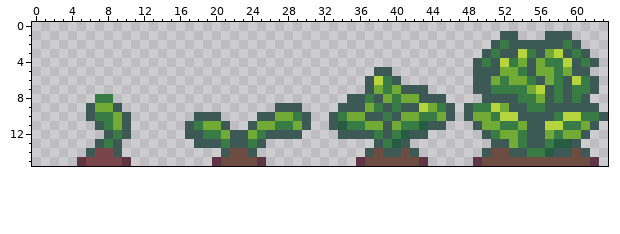
One commit to this pixel-art file: Assets/2. Graphics/Plants/Cabbage.aseprite. The first picture shows the starting point.
64x16 pixels, 1 frame.
The same view after the edit:
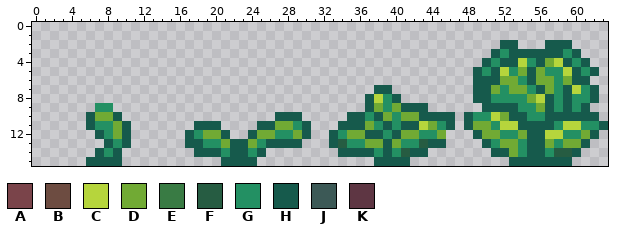
Palette (. is transparent): A #7a444a  B #6d4c41  C #b6d53c  D #71aa34  E #397b44  F #265c42  G #239063  H #165a4c  J #3c5956  K #5e3643
Change:
Changed rows in their new state; - is an unchanged pixel.
first column x 5:
 1 -----------------------------------------------..---...----
 2 ----------------------------------------------.HH...HHH.---
 3 ---------------------------------------------.HGHHHHHHGH.--
 4 --------------------------------------------.HGHHCGHDCHGH.-
 5 ---------------------------------..---------HGHCGDH-GGCHGH-
 6 --------------------------------....--------HHHD-GHD-GDHH.-
 7 --------------------------------.HH....-----HHDGDDGHDGHCGH-
 8 --..--------------------------..HCGH.....---HHGGGGDCHGHGGH-
 9 -.GG.-----------------...----...HDGDHHH...-..HHHHGGDHGHGH.-
10 -HDDH.-------...----..HHH.--..HHGHDG--HHHH-HGGCDHHGGHHHHHH.
11 -HGG-H------.HHH.--.HHDDGH--.HHH-GHGHHCDGH-HD-GCCHHHHGCCGGH
12 --HGDH------HGDDH..HDDGGDH--HGDDHHGHDDGGD---HDDGGDHHCCGGDH-
13 --.HGH------HHGGDHHDGHHHH---HFGGDDHDGGFHH----HGD-GHHDGDDH--
14 -.HGH--------HHHGHHGH--------HHHHGHGFHH------.HHDGHHGFFH.--
15 .HHHH.---------.HHHH.----------..HHHH..-----....HHHHHHH...-
Where, in picture pixels (left, top, right, bottom), the same in both pictures:
changed: (185, 31, 608, 166)
changed: (77, 94, 131, 166)
